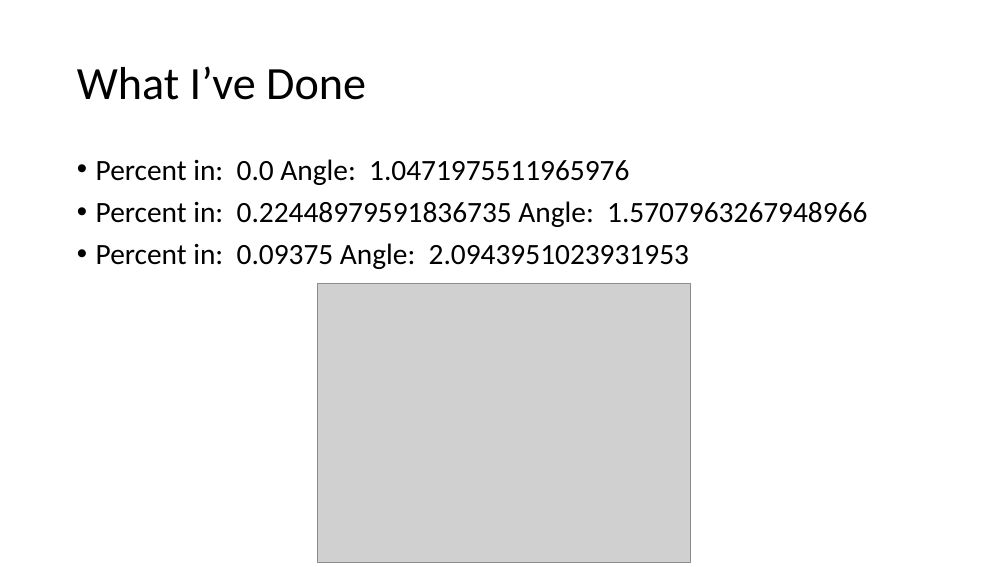
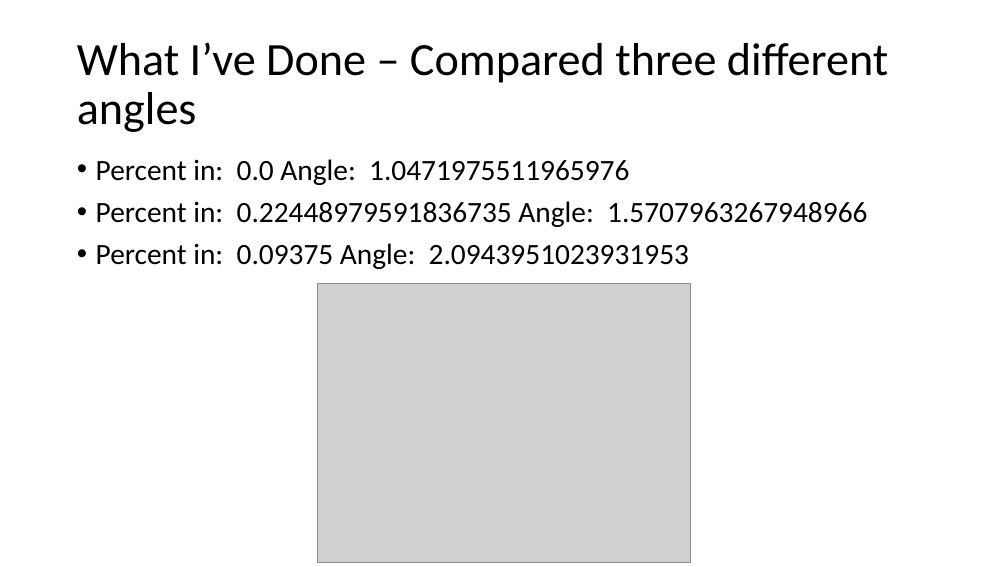
Before and after one commit to cawelch/hoop-never-misses, a slide deck: slide 2 of Weekly Presentations/Week 6.pptx. Drawn at 1008x567 pixels with LibreOffice and Linux fonts; fonts in the diff are those of the drawing; grey boxes stand for pictures. Boxes give left, top, right and bottom in pixels: in the first picture for what was removed or moved away, otherwise in the second. Text is boxed around its words. In the diff, an @@ line names an element or a change of style, - is before the commit and + after.

```diff
--- a/Weekly Presentations/Week 6.pptx
+++ b/Weekly Presentations/Week 6.pptx
@@ title at bbox=[77, 42, 888, 132]: text changed @@
-What I’ve Done
+What I’ve Done – Compared three different angles
```
Also in this commit, not shown: 1 other slide changed, 2 slides added, 1 slide removed, 15 other files.
